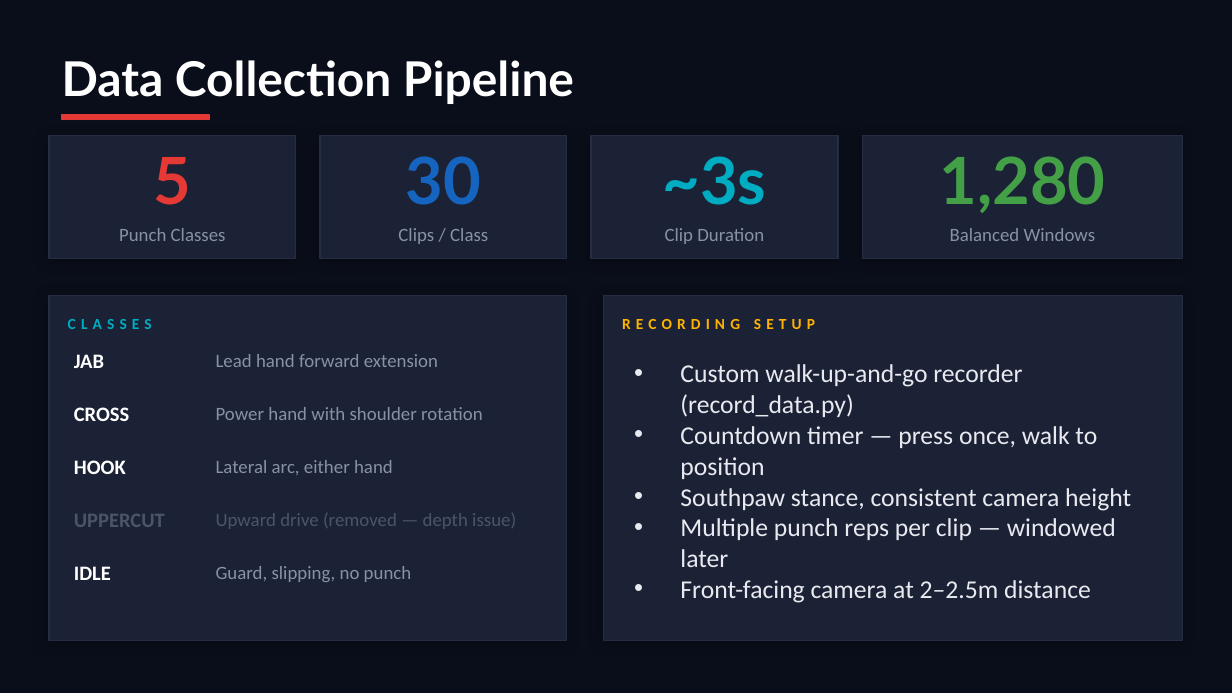
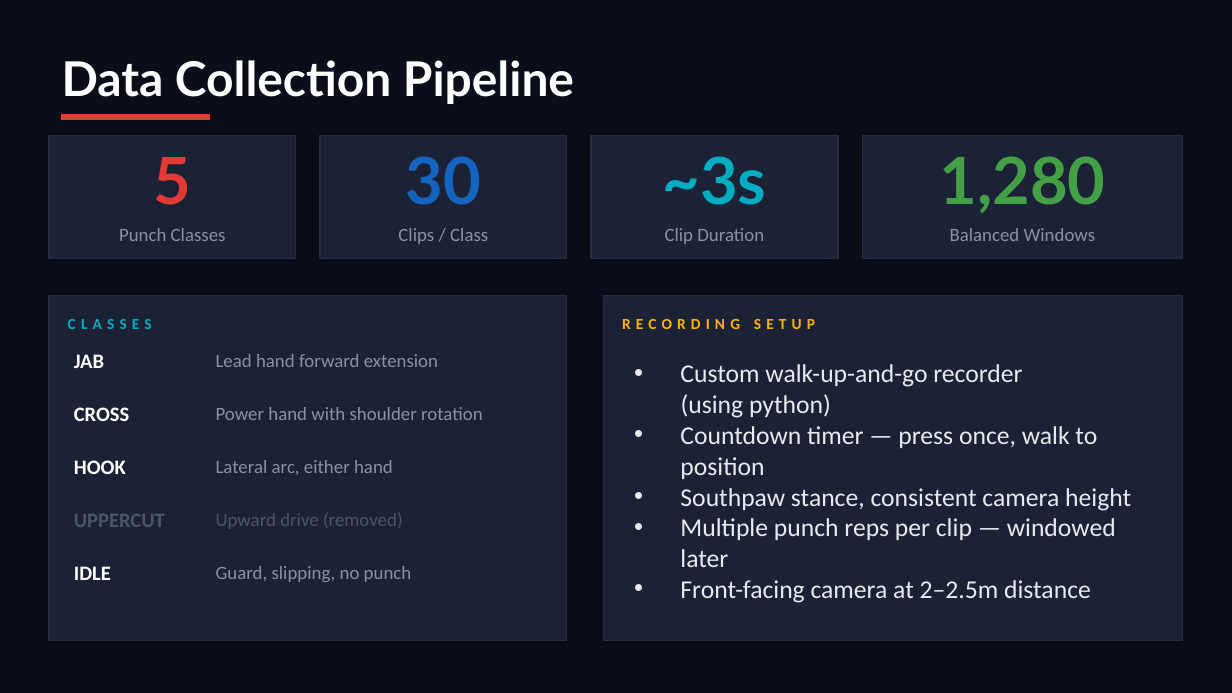
Before and after one commit to buugiiman/boxing-coach, a slide deck: slide 3 of ppt/boxing_coach.pptx (slide 4 before the commit). Drawn at 1232x693 pixels with LibreOffice and Linux fonts; fonts in the diff are those of the drawing. Boxes give left, top, right and bottom in pixels: in the first picture for what was removed or moved away, otherwise in the second. Text is boxed around its words. In the diff, an @@ line names an element or a change of style, - is before the commit and + after.

```diff
--- a/ppt/boxing_coach.pptx
+++ b/ppt/boxing_coach.pptx
@@ text at <box>680,364,1022,418</box>: text changed @@
-• Custom walk-up-and-go recorder (record_data.py)
+• Custom walk-up-and-go recorder
+(using python)
@@ text at <box>216,513,403,529</box>: text changed @@
-Upward drive (removed — depth issue)
+Upward drive (removed)
```
Also in this commit, not shown: 7 other slides changed, 4 slides added, 2 slides removed.
